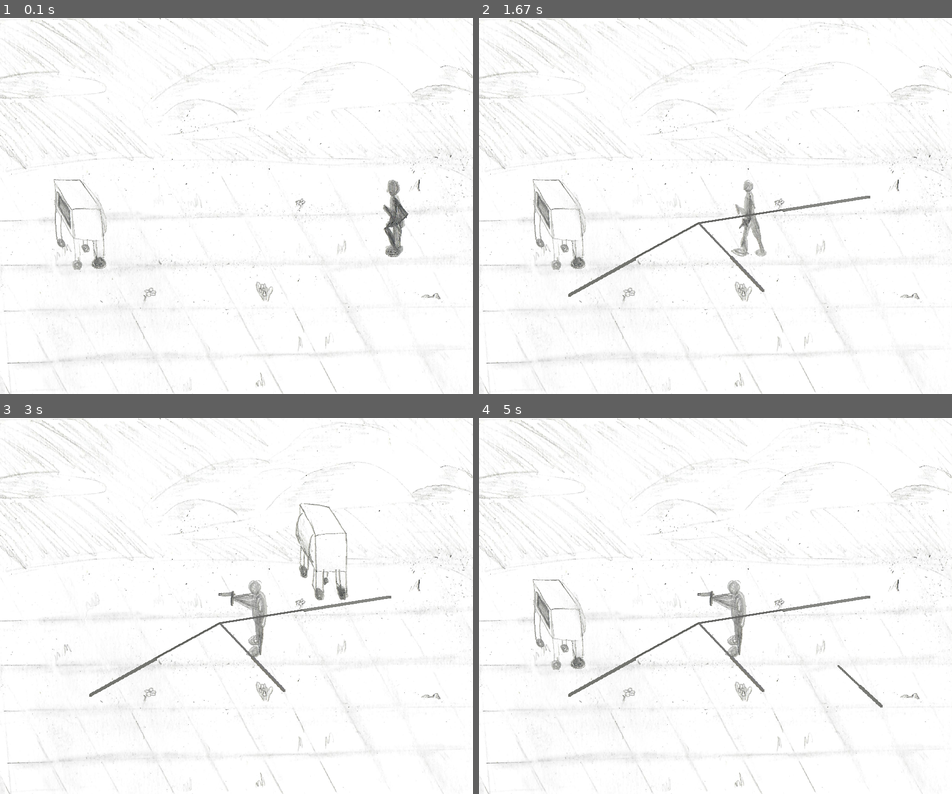
Above: before the commit, frames 1-4 (two rows, left to right).
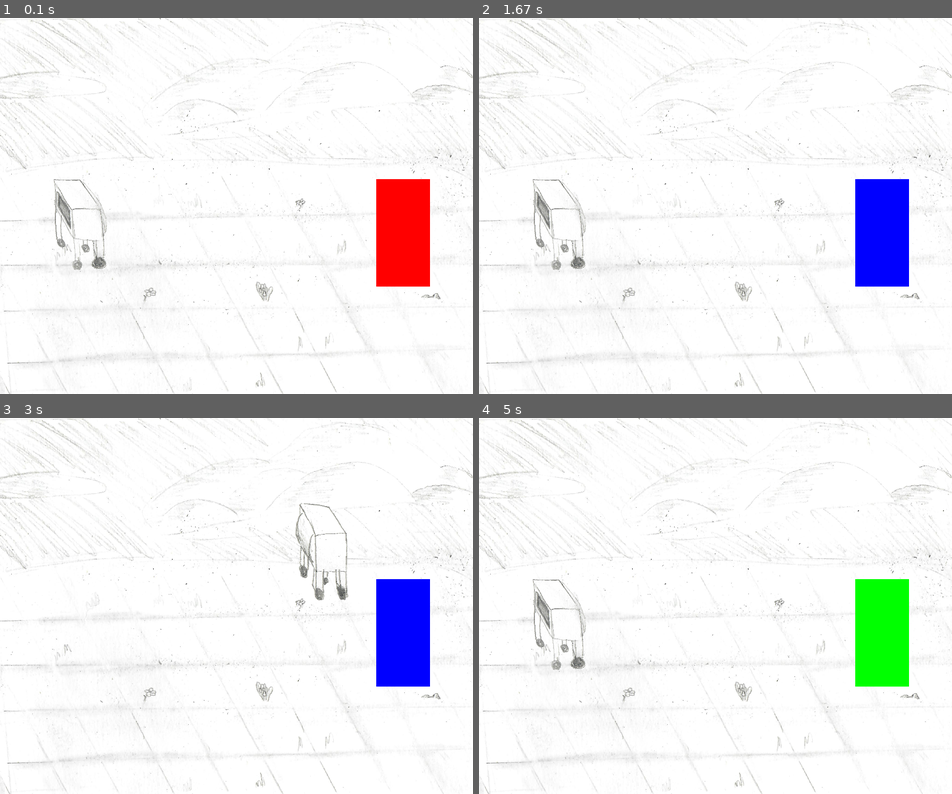
Above: after the commit, the same moments.

Repository: ReinUrmet/pygame_kooliprojekti_mang
Game: pygame game, started from main.py
The game is run twice, just before and just after one commit, with the same random seed, the same clock (stepped at 60 frames per second) and the same inputs.
Inputs (mouse positions are in pixels of both pictures, inside the frame that each line leads up to):
- Up to frame 1 (0.1 s): no input
- Up to frame 2 (1.67 s): press the mouse at (696, 221) at 0.37 s; move the mouse to (781, 209) at 0.47 s; release the mouse at (866, 194) at 0.6 s; press the mouse at (696, 221) at 0.7 s; move the mouse to (729, 254) at 0.8 s; release the mouse at (762, 288) at 0.93 s; press the mouse at (696, 221) at 1.03 s; move the mouse to (635, 258) at 1.13 s; release the mouse at (568, 292) at 1.27 s; click (786, 74) at 1.38 s
- Up to frame 3 (3 s): hold Right 1.67-2.13 s; hold Up 2.17-2.47 s; hold Right 2.5-2.97 s
- Up to frame 4 (5 s): hold Left 3-3.53 s; hold Down 3.57-3.87 s; click (838, 666) at 3.95 s; hold Left 4.23-4.63 s; press the mouse at (838, 666) at 4.7 s; move the mouse to (857, 684) at 4.8 s; release the mouse at (881, 703) at 4.93 s

The runs differ from the first frame. In frame 1, 3.2% of the frame differs, in the area x 79-91%, y 42-72%; in frame 2, 4.4%; in frame 3, 4.5%; in frame 4, 4.6%, in the area x 18-91%, y 15-77%.

Commit message:
Sain ründamise korda

Diff:
--- /dev/null
+++ b/Pintsel_Värv.py
@@ -0,0 +1,28 @@
+import pygame
+from object import Objekt
+import functions_values as fv
+
+# Defineerime speed_length globaalselt
+speed_length = float('inf')  # Esialgne väärtus, määratud lõpmatusse
+
+class Pintsel(Objekt):
+    def render(self):
+        global speed_length  # Viidatakse globaalsele muutujale
+        mouse_pos = pygame.mouse.get_pos()
+        mouse_x = mouse_pos[0]
+        mouse_y = mouse_pos[1] - self.sprite.get_height()  # Selleks, et pintsli vasak alumine äär oleks kursori peal
+        speed_x = mouse_x - self.pos[0]
+        speed_y = mouse_y - self.pos[1]
+        if speed_length < 20:
+            self.pos = [mouse_x, mouse_y]
+        else:
+            jump_slow = 3.75
+            speed_length = fv.get_vector_length([speed_x, speed_y])
+            self.speed = (speed_x / jump_slow, speed_y / jump_slow)
+        super().render()
+
+class Värv(Objekt):
+    def __init__(self, sprite, pos):
+        self.sprite = sprite
+        self.pos = pos
+        self.speed = [0, 0]
--- /dev/null
+++ b/enemy.py
@@ -0,0 +1,66 @@
+import pygame
+from object import Objekt
+
+class Enemy(Objekt):
+    def __init__(self, x, y, width, height, color=(255, 0, 0), pos=None, screen=None):
+        # Initialize the parent class (Objekt)
+        super().__init__(sprite=None, pos=[x, y], speed=[0, 0], width=width)
+
+        # Create a surface for the enemy
+        self.image = pygame.Surface((width, height))
+        self.image.fill(color)  # Set initial color of the enemy
+
+        # Set the rectangle for positioning
+        self.rect = self.image.get_rect()
+        self.rect.x = x
+        self.rect.y = y
+
+        # Additional enemy-specific attributes
+        self.direction = None
+        self.pos = pos or [0, 0]
+
+        # Reference to the screen for rendering
+        self.screen = screen
+
+    def render(self):
+        self.screen.blit(self.image, self.rect.topleft)  # Draw the enemy using self.image
+
+    def play_animation(self, direction):
+        # Depending on the direction, change the animation
+        if direction == 'left':
+            self.image.fill((255, 0, 0))  # Red for left
+        elif direction == 'right':
+            self.image.fill((0, 255, 0))  # Green for right
+        elif direction == 'up':
+            self.image.fill((0, 0, 255))  # Blue for up
+        elif direction == 'down':
+            self.image.fill((255, 255, 0))  # Yellow for down
+        else:
+            self.image.fill((255, 0, 0))  # Default red
+
+    def calculate_direction(self, strokes):
+        if not strokes:
+            return None
+
+        start_point = strokes[0].pos
+        end_point = strokes[-1].pos
+        dx = end_point[0] - start_point[0]
+        dy = end_point[1] - start_point[1]
+
+        print(f"Start: {start_point}, End: {end_point}, dx: {dx}, dy: {dy}")  # Debugging
+
+        if abs(dx) > abs(dy):  # Horizontal line
+            if dx > 0:
+                print("Direction: right")  # Debug
+                return 'right'
+            else:
+                print("Direction: left")  # Debug
+                return 'left'
+
+        else:  # Vertical line
+            if dy > 0:
+                print("Direction: down")  # Debug
+                return 'down'
+            else:
+                print("Direction: up")  # Debug
+                return 'up'
--- a/main.py
+++ b/main.py
@@ -1,6 +1,13 @@
-import pygame, sys, threading, math
+import pygame
+import sys
+import math
 from pygame.transform import scale
 import functions_values as fv
+from object import Objekt
+from enemy import Enemy
+from main_menu import main_menu
+from Pintsel_Värv import Pintsel, Värv
+
 pygame.init()
 pygame.font.init()
 
@@ -11,93 +18,35 @@
 pygame.display.set_caption("Mäng")
 
 # Ekraan
-ekraan_laius,ekraan_pikkus = 880, 700
+ekraan_laius, ekraan_pikkus = 880, 700
 ekraan_suurus = (ekraan_laius, ekraan_pikkus)  # kui suur on aken kus mäng toimub
-aken = pygame.display.set_mode(ekraan_suurus,pygame.NOFRAME)
+aken = pygame.display.set_mode(ekraan_suurus, pygame.NOFRAME)
 time = 0
 
 # Mõned värvid
 must = (0, 0, 0)
 valge = (255, 255, 255)
 
-class Objekt:
-    def __init__(self, sprite = None, pos = None, speed = None, width = None, base_speed = None):
-        self.speed = speed or [0,0]
-        self.pos = pos or [0, 0]
-        self.width = width or self.sprite.get_width()
-        self.change_sprite(sprite)
-        self.base_speed = base_speed or [0,0]
-    def render(self):
-        self.pos = [i + j for i, j in zip(self.pos, self.speed)]
-        aken.blit(self.sprite, self.pos)
-    def change_sprite(self, sprite = None):
-        sprite = sprite or "placeholder.png"
-        self.sprite = pygame.image.load("Sprites/"+sprite)
-        heightdivwidth = (self.sprite.get_height() / self.sprite.get_width())
-        if self.width is not None:
-            self.sprite = pygame.transform.scale(self.sprite,(self.width, heightdivwidth*self.width))
-    def flip_sprite(self):
-        self.sprite = pygame.transform.flip(self.sprite, True, False)
-# pmst kui  callid objekti siis objekt(sprite filei nimi, pos = (X,Y) /
-#kiirus, kui suureks teha sprite), ainuke nõutud on sprite file
+taust = Objekt('background.png', width=ekraan_laius)
+mikro = Objekt("mikro_left.png", [100, 300], width=100, base_speed=8)
+pintsel = Pintsel("pencil.png", width=200)
 
+# Create an enemy instance
+vastane = Enemy(700, 300, 100, 200, (255, 0, 0), [500, 300], screen=aken)
 
-class Pintsel(Objekt):
-    def render(self):
-        global speed_length
-        mouse_pos = pygame.mouse.get_pos()
-        mouse_x = mouse_pos[0]
-        mouse_y = mouse_pos[1] -self.sprite.get_height() # selleks, et pintsli vasak alumine äär oleks kursori peal
-        speed_x = mouse_x - self.pos[0]
-        speed_y = mouse_y - self.pos[1]
-        if speed_length  < 20:
-            self.pos = [mouse_x, mouse_y]
-        else:
-            jump_slow = 3.75
-            speed_length =fv.get_vector_length([speed_x,speed_y])
-            self.speed = (speed_x/jump_slow, speed_y/jump_slow)
-        super().render()
-
-#self.speed toimib nii et võtab asukoha kuhu saada tahab ja asukoha, kus on ja leieb nende vektori
-#,suunaga sinna poole kuhu saada tahetakse ja jagab selle jump slow-iga
-
-
-class Värv(Objekt):
-    def __init__(self, sprite, pos):
-        self.sprite = sprite
-        self.pos = pos
-        self.speed = [0,0]
-class Vastane(Objekt):
-    pass
-
-taust = Objekt('background.png', width=ekraan_laius)
-mikro = Objekt("mikro_left.png", [100,300], width=100, base_speed=8)
-pintsel = Pintsel("pencil.png", width=200 )
-vastane = Vastane("man_shoot.png",[700,300], speed=(-2.5,0), width=100, base_speed=8)
 # Mängu tsükkel
 joonistab = False
 strokes = []
-walk_change, brush_size,brush_size2,last_pos = 0,0,0,None
+walk_change, brush_size, brush_size2, last_pos = 0, 0, 0, None
 to_render = []
+alpha = 0
+
 while True:
+    time += 1
+    taust.render()
+    to_render.append(mikro)
+    to_render.append(vastane)
 
-    time +=1
-    #TODO: liigutada see vastasesse või objekti
-    if time == 120:
-        vastane.speed = [0,0]
-    taust.render()
-    to_render.append(vastane)
-    to_render.append(mikro)
-    if abs(vastane.speed[0]) > 0:
-        walk_change += 1
-        if walk_change > 10:
-            vastane.change_sprite('man_side2.png')
-        else:
-            vastane.change_sprite('man_side.png')
-        if walk_change > 20:
-            walk_change = 0
-    else:
-        vastane.change_sprite('man_shoot.png')
     if joonistab:
         pintsel.render()
 
@@ -107,12 +56,11 @@
         if alpha < 100:
             alpha += 10
         image = fv.pencil_sprite(brush_size, brush_size)
-        #image = pygame.transform.scale(pygame.image.load("Sprites/draw_alpha3.png"), (brush_size, brush_size)).set_alpha(alpha)
         mouse_pos = pygame.mouse.get_pos()
         if last_pos:
             vektor = [i - j for i, j in zip(mouse_pos, last_pos)]
             vektor_length = fv.get_vector_length(vektor)
-            spaces = max(1, int(vektor_length / brush_size*3))
+            spaces = max(1, int(vektor_length / brush_size * 3))
 
             for space in range(1, spaces + 1):
                 factor = space / spaces
@@ -122,18 +70,22 @@
         last_pos = mouse_pos
 
     fv.big_render(to_render)
+
+    vastane.render()
+
     for stroke in strokes:
         stroke.render()
     to_render = []
-    #iga kord kui on sündmus
+
+    # iga kord kui on sündmus
     for event in pygame.event.get():
-        #quit event
+        # quit event
         if event.type == pygame.QUIT or event.type == pygame.KEYDOWN and event.key == pygame.K_ESCAPE:
             pygame.quit()
             sys.exit()
-        #klaviatuuri nupp alla
+
+        # klaviatuuri nupp alla
         elif event.type == pygame.KEYDOWN:
-            #TODO: sptiteide vahetamiseks võiks objekt files mingi funktsiooni teha
             if event.key in fv.up:
                 mikro.change_sprite("mikro_away.png")
                 mikro.speed[1] -= mikro.base_speed
@@ -146,7 +98,8 @@
             if event.key in fv.right:
                 mikro.change_sprite("mikro_right.png")
                 mikro.speed[0] += mikro.base_speed
-        #klaviatuuri nupp üles
+
+        # klaviatuuri nupp üles
         elif event.type == pygame.KEYUP:
             if event.key in fv.up:
                 mikro.speed[1] += mikro.base_speed
@@ -156,29 +109,33 @@
                 mikro.speed[0] += mikro.base_speed
             if event.key in fv.right:
                 mikro.speed[0] -= mikro.base_speed
-        #hiire nupp alla
+
+        # hiire nupp alla
         elif event.type == pygame.MOUSEBUTTONDOWN:
             if event.button == pygame.BUTTON_LEFT:
                 joonistab = True
-                brush_size2, alpha, last_pos = 1,0, None
-                speed_length = float('inf') #lõppmatus
+                brush_size2, alpha, last_pos = 1, 0, None
+                speed_length = float('inf')  # lõppmatus
                 mouse_x, mouse_y = pygame.mouse.get_pos()
-                a = [mouse_x,mouse_y,ekraan_laius-mouse_x,ekraan_pikkus-mouse_y]
+                last_pos = pygame.mouse.get_pos()
+                a = [mouse_x, mouse_y, ekraan_laius - mouse_x, ekraan_pikkus - mouse_y]
                 match a.index(min(a)):
                     case 0:
                         pintsel.pos = (-pintsel.sprite.get_width(), mouse_y - pintsel.sprite.get_height())
                     case 1:
                         pintsel.pos = (mouse_x, -pintsel.sprite.get_height())
                     case 2:
-                        pintsel.pos = (ekraan_laius + pintsel.sprite.get_width(), mouse_y-pintsel.sprite.get_height())
+                        pintsel.pos = (ekraan_laius + pintsel.sprite.get_width(), mouse_y - pintsel.sprite.get_height())
                     case 3:
                         pintsel.pos = (mouse_x, ekraan_pikkus + pintsel.sprite.get_height())
 
-        #hiire nupp üles
+        # hiire nupp üles
         elif event.type == pygame.MOUSEBUTTONUP:
             if event.button == pygame.BUTTON_LEFT:
                 joonistab = False
-
+                direction = vastane.calculate_direction(strokes)
+                vastane.play_animation(direction)
+                strokes = []
 
     # Uuendame ekraani
     pygame.display.update()
--- /dev/null
+++ b/main_menu.py
@@ -0,0 +1,51 @@
+import pygame
+import sys
+
+def main_menu(screen):
+    """Main menu function."""
+    # Colors and font
+    WHITE = (255, 255, 255)
+    BLACK = (0, 0, 0)
+    HIGHLIGHT = (255, 100, 100)
+    font = pygame.font.Font(None, 74)
+
+    # Menu options
+    menu_options = ["Start Game", "Quit"]
+    selected_index = 0
+
+    def render_menu():
+        """Render menu options."""
+        screen.fill(BLACK)
+        for i, option in enumerate(menu_options):
+            color = HIGHLIGHT if i == selected_index else WHITE
+            text = font.render(option, True, color)
+            text_rect = text.get_rect(center=(screen.get_width() // 2, 200 + i * 100))
+            screen.blit(text, text_rect)
+        pygame.display.flip()
+
+    def handle_input():
+        """Handle input for the menu."""
+        nonlocal selected_index
+        for event in pygame.event.get():
+            if event.type == pygame.QUIT:
+                pygame.quit()
+                sys.exit()
+            if event.type == pygame.KEYDOWN:
+                if event.key == pygame.K_UP:
+                    selected_index = (selected_index - 1) % len(menu_options)
+                elif event.key == pygame.K_DOWN:
+                    selected_index = (selected_index + 1) % len(menu_options)
+                elif event.key == pygame.K_RETURN:
+                    return selected_index
+        return None
+
+    # Main menu loop
+    while True:
+        action = handle_input()
+        if action is not None:
+            if action == 0:  # Start Game
+                return "start_game"
+            elif action == 1:  # Quit
+                pygame.quit()
+                sys.exit()
+        render_menu()
--- /dev/null
+++ b/object.py
@@ -0,0 +1,29 @@
+import pygame
+import functions_values as fv
+
+ekraan_laius, ekraan_pikkus = 880, 700
+ekraan_suurus = (ekraan_laius, ekraan_pikkus)  # kui suur on aken kus mäng toimub
+aken = pygame.display.set_mode(ekraan_suurus, pygame.NOFRAME)
+time = 0
+
+class Objekt:
+    def __init__(self, sprite=None, pos=None, speed=None, width=None, base_speed=None):
+        self.speed = speed or [0, 0]
+        self.pos = pos or [0, 0]
+        self.width = width or self.sprite.get_width()
+        self.change_sprite(sprite)
+        self.base_speed = base_speed or [0, 0]
+
+    def render(self):
+        self.pos = [i + j for i, j in zip(self.pos, self.speed)]
+        aken.blit(self.sprite, self.pos)
+
+    def change_sprite(self, sprite=None):
+        sprite = sprite or "placeholder.png"
+        self.sprite = pygame.image.load("Sprites/" + sprite)
+        heightdivwidth = (self.sprite.get_height() / self.sprite.get_width())
+        if self.width is not None:
+            self.sprite = pygame.transform.scale(self.sprite, (self.width, heightdivwidth * self.width))
+
+    def flip_sprite(self):
+        self.sprite = pygame.transform.flip(self.sprite, True, False)
